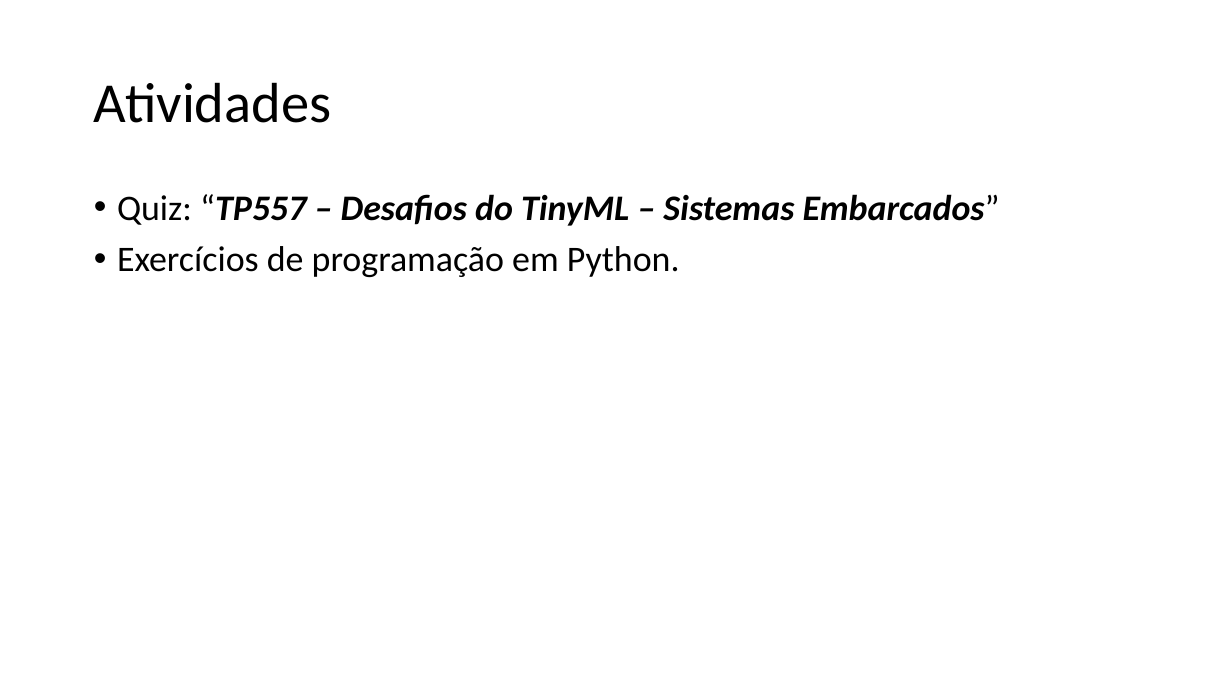
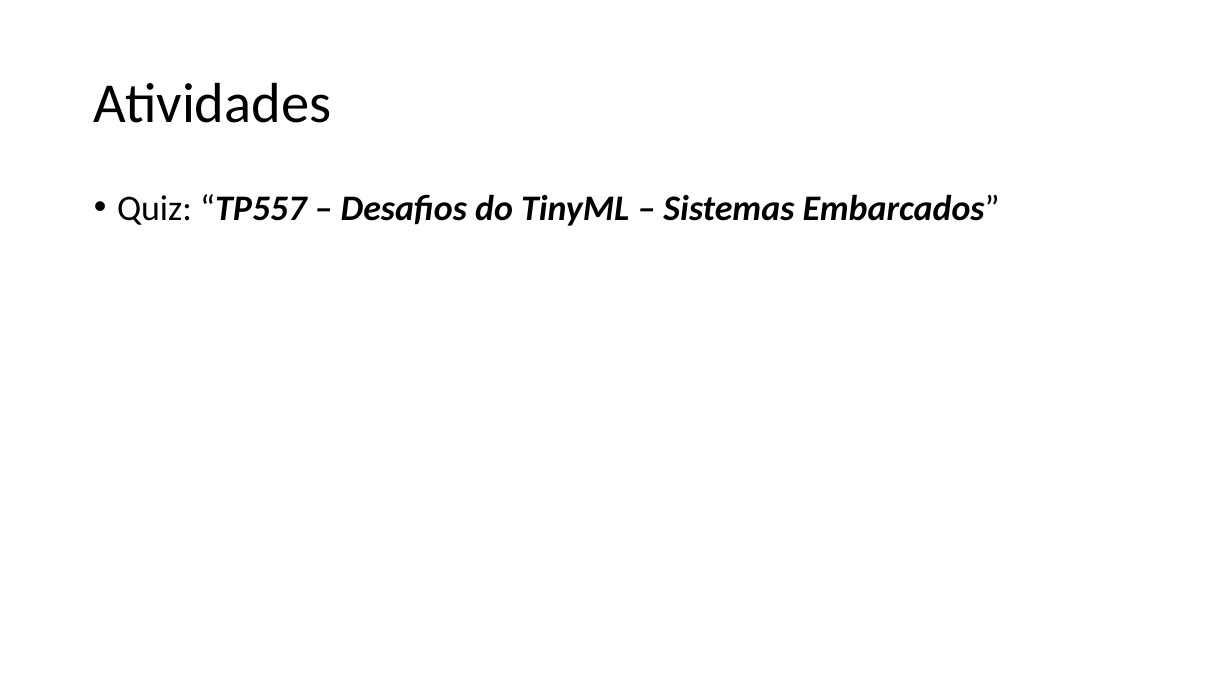
Before and after one commit to zz4fap/tp557-iot-ml, a slide deck: slide 50 of slides/TP557_2_Desafios_do_TinyML_sistemas_embarcados.pptx (slide 46 before the commit). Drawn at 1232x693 pixels with LibreOffice and Linux fonts; fonts in the diff are those of the drawing. Boxes give left, top, right and bottom in pixels: in the first picture for what was removed or moved away, otherwise in the second. Text is boxed around its words. In the diff, an @@ line names an element or a change of style, - is before the commit and + after.

```diff
--- a/slides/TP557_2_Desafios_do_TinyML_sistemas_embarcados.pptx
+++ b/slides/TP557_2_Desafios_do_TinyML_sistemas_embarcados.pptx
@@ text at <box>117,246,680,277</box>: paragraph removed @@
-• Exercícios de programação em Python.
```
Also in this commit, not shown: 24 other slides changed, 4 slides added, 1 other file.
